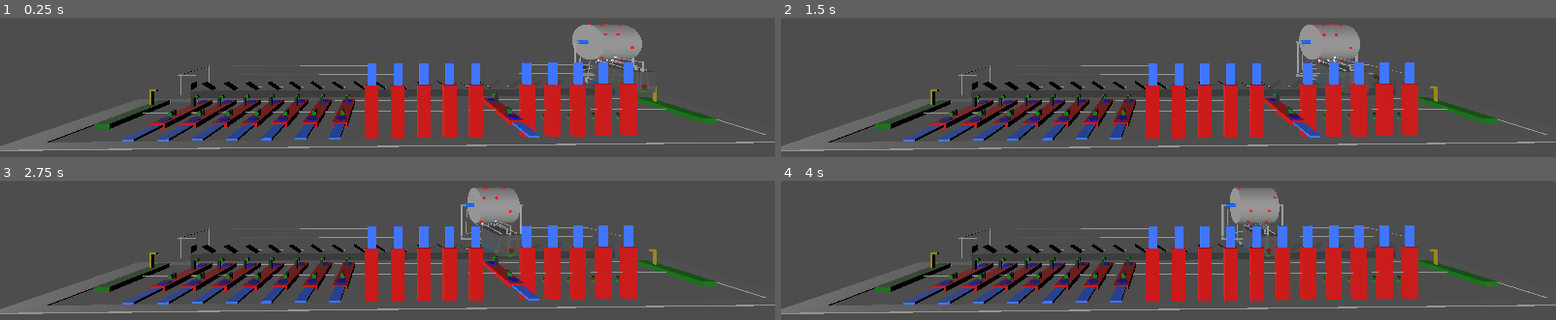
Above: before the commit, frames 1-4 (two rows, left to right).
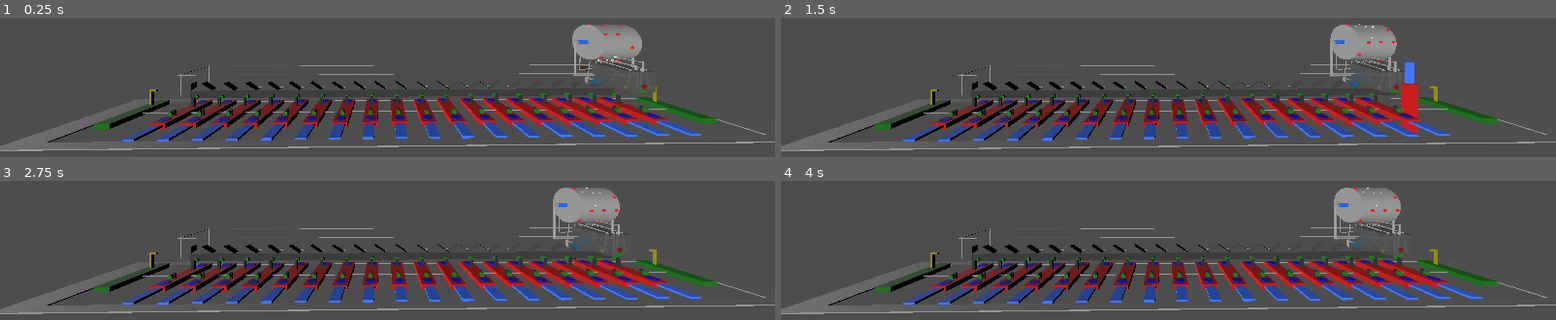
Above: after the commit, the same moments.

Repository: Pabluntt/MaquinaTuring
Game: Godot game, scene res://main.tscn
Same seed, same stepped clock (60 frames per second), same inputs: the game is played once before the commit and once after it.
Inputs:
- Up to frame 1 (0.25 s): no input
- Up to frame 2 (1.5 s): tap Enter at 0.5 s; hold Right (ui_right) 0.53-1.28 s; hold Shift 0.53-1.28 s; tap Shift at 1.35 s
- Up to frame 3 (2.75 s): tap Space at 2 s; hold Right (ui_right) from 2.03 s (still down); hold Shift from 2.03 s (still down)
- Up to frame 4 (4 s): release Shift at 2.78 s; tap Shift at 2.85 s; release Right (ui_right) at 3.53 s; hold Shift from 3.53 s (still down)

The runs differ from the first frame. In frame 1, 11% of the frame differs, in the area x 46-91%, y 31-88%; in frame 2, 13%; in frame 3, 15%; in frame 4, 16%, in the area x 46-91%, y 4-88%.

Commit message:
aaa nose q cambio

Diff:
--- a/cabezal.tscn
+++ b/cabezal.tscn
@@ -525,6 +525,7 @@
 
 [node name="cilindroGrande" parent="Cabezal/cilindroEstadosSuma/cilindroEje" index="0"]
 transform = Transform3D(1, 0, 0, 0, -4.3711385e-08, 0.99999994, 0, -0.99999994, -4.3711385e-08, 0, 0, 0)
+visible = true
 
 [node name="soportes" type="Node3D" parent="Cabezal/cilindroEstadosSuma/cilindroEje/cilindroGrande" index="11"]
 transform = Transform3D(1, 0, 0, 0, 1.0000002, -1.7484561e-07, 0, 1.7484561e-07, 1.0000002, 0, -2.4983637, -4.7683716e-07)
@@ -565,6 +566,7 @@
 
 [node name="cilindroResta" parent="Cabezal/cilindroEstadosSuma/cilindroEje" index="1"]
 transform = Transform3D(1, 3.882351e-22, 1.6970297e-29, 0, -4.371138e-08, 1.0000001, 3.882351e-22, -1, -4.371138e-08, 0, 0, 0.3411604)
+visible = false
 
 [node name="q2X" parent="Cabezal/cilindroEstadosSuma/cilindroEje/cilindroResta/anilloL" index="0"]
 transform = Transform3D(1, -7.1054274e-15, 1.3069858e-15, 0, 1.0000002, 3.5527137e-15, 1.3069857e-15, 0, 1, -2.3841858e-07, -0.953609, 2.4977155)
--- a/main.tscn
+++ b/main.tscn
@@ -176,37 +176,37 @@
 transform = Transform3D(1, 0, 0, 0, 1, 0, 0, 0, 1, 0, 0, 21)
 
 [node name="CeldaCinta8" parent="nodoCentralCeldas" instance=ExtResource("2_h2yge")]
-transform = Transform3D(-4.371139e-08, 1, 0, -1, -4.371139e-08, 0, 0, 0, 1, 0, 0, 24)
+transform = Transform3D(1, 0, 0, 0, 1, 0, 0, 0, 1, 0, 0, 24)
 
 [node name="CeldaCinta9" parent="nodoCentralCeldas" instance=ExtResource("2_h2yge")]
-transform = Transform3D(-4.371139e-08, 1, 0, -1, -4.371139e-08, 0, 0, 0, 1, 0, 0, 27)
+transform = Transform3D(1, 0, 0, 0, 1, 0, 0, 0, 1, 0, 0, 27)
 
 [node name="CeldaCinta10" parent="nodoCentralCeldas" instance=ExtResource("2_h2yge")]
-transform = Transform3D(-4.371139e-08, 1, 0, -1, -4.371139e-08, 0, 0, 0, 1, 0, 0, 30)
+transform = Transform3D(1, 0, 0, 0, 1, 0, 0, 0, 1, 0, 0, 30)
 
 [node name="CeldaCinta11" parent="nodoCentralCeldas" instance=ExtResource("2_h2yge")]
-transform = Transform3D(-4.371139e-08, 1, 0, -1, -4.371139e-08, 0, 0, 0, 1, 0, 0, 33)
+transform = Transform3D(1, 0, 0, 0, 1, 0, 0, 0, 1, 0, 0, 33)
 
 [node name="CeldaCinta12" parent="nodoCentralCeldas" instance=ExtResource("2_h2yge")]
-transform = Transform3D(-4.371139e-08, 1, 0, -1, -4.371139e-08, 0, 0, 0, 1, 0, 0, 36)
+transform = Transform3D(1, 0, 0, 0, 1, 0, 0, 0, 1, 0, 0, 36)
 
 [node name="CeldaCinta13" parent="nodoCentralCeldas" instance=ExtResource("2_h2yge")]
 transform = Transform3D(1, 0, 0, 0, 1, 0, 0, 0, 1, 0, 0, 39)
 
 [node name="CeldaCinta14" parent="nodoCentralCeldas" instance=ExtResource("2_h2yge")]
-transform = Transform3D(-4.371139e-08, 1, 0, -1, -4.371139e-08, 0, 0, 0, 1, 0, 0, 42)
+transform = Transform3D(1, 0, 0, 0, 1, 0, 0, 0, 1, 0, 0, 42)
 
 [node name="CeldaCinta15" parent="nodoCentralCeldas" instance=ExtResource("2_h2yge")]
-transform = Transform3D(-4.371139e-08, 1, 0, -1, -4.371139e-08, 0, 0, 0, 1, 0, 0, 45)
+transform = Transform3D(1, 0, 0, 0, 1, 0, 0, 0, 1, 0, 0, 45)
 
 [node name="CeldaCinta16" parent="nodoCentralCeldas" instance=ExtResource("2_h2yge")]
-transform = Transform3D(-4.3711385e-08, 0.99999994, 0, -0.99999994, -4.3711385e-08, 0, 0, 0, 1, 0, 0, 48)
+transform = Transform3D(0.99999994, 0, 0, 0, 0.99999994, 0, 0, 0, 1, 0, 0, 48)
 
 [node name="CeldaCinta17" parent="nodoCentralCeldas" instance=ExtResource("2_h2yge")]
-transform = Transform3D(-4.371139e-08, 1, 0, -1, -4.371139e-08, 0, 0, 0, 1, 0, 0, 51)
+transform = Transform3D(1, 0, 0, 0, 1, 0, 0, 0, 1, 0, 0, 51)
 
 [node name="CeldaCinta18" parent="nodoCentralCeldas" instance=ExtResource("2_h2yge")]
-transform = Transform3D(-4.371139e-08, 1, 0, -1, -4.371139e-08, 0, 0, 0, 1, 0, 0, 54)
+transform = Transform3D(1, 0, 0, 0, 1, 0, 0, 0, 1, 0, 0, 54)
 
 [node name="cadena" type="Path3D" parent="."]
 transform = Transform3D(0.99999994, 0, 0, 0, 0.99999994, 0, 0, 0, 1, 7.673465, 2.5659075, 28.951345)
--- a/sistema_movimiento.tscn
+++ b/sistema_movimiento.tscn
@@ -1,6 +1,5 @@
-[gd_scene load_steps=27 format=3 uid="uid://jd5it5af7bfk"]
-
-[ext_resource type="Script" uid="uid://ccp78anvsr1i4" path="res://sistema_movimiento.gd" id="1_6bfgl"]
+[gd_scene load_steps=26 format=3 uid="uid://jd5it5af7bfk"]
+
 [ext_resource type="PackedScene" uid="uid://p3v651x7lm6q" path="res://cabezal.tscn" id="2_jxmtw"]
 
 [sub_resource type="BoxMesh" id="BoxMesh_wogsq"]
@@ -81,7 +80,6 @@
 albedo_color = Color(0.27752772, 0.27752772, 0.27752772, 1)
 
 [node name="SistemaMovimiento" type="Node3D"]
-script = ExtResource("1_6bfgl")
 
 [node name="Riel" type="MeshInstance3D" parent="."]
 mesh = SubResource("BoxMesh_wogsq")
